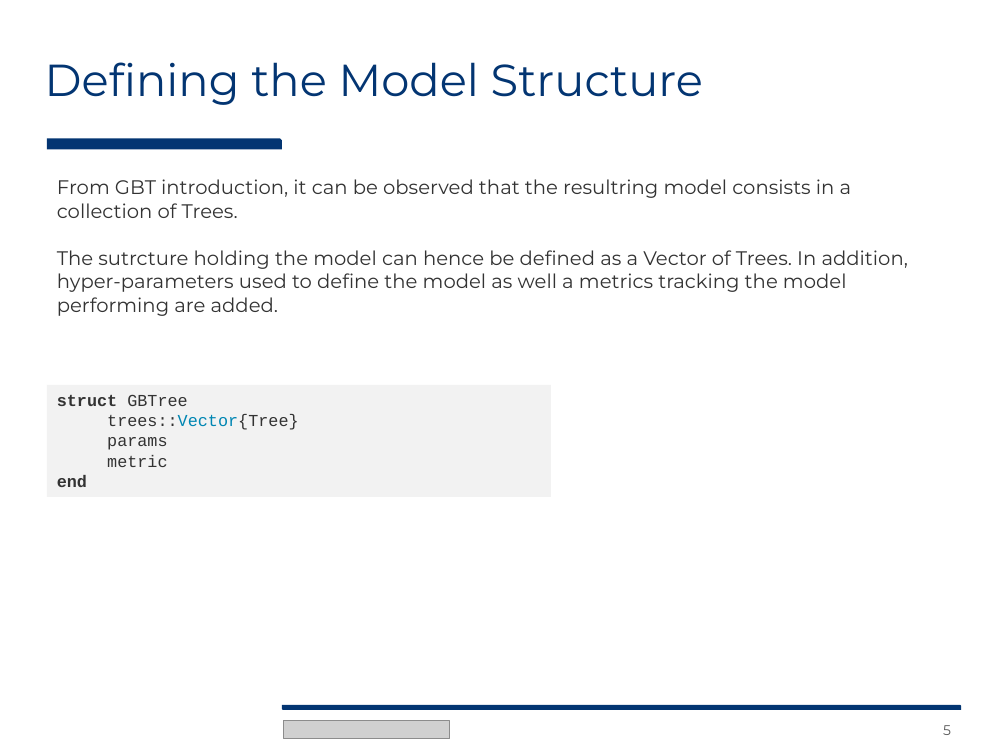
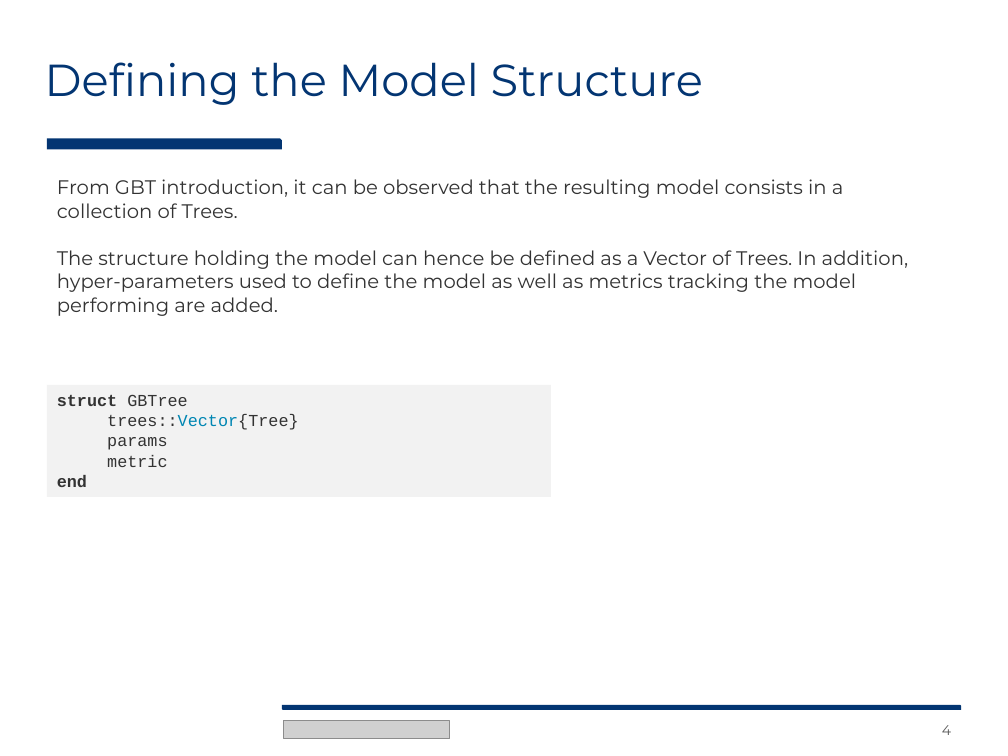
Before and after one commit to Evovest/EvoTrees.jl, a slide deck: slide 4 of blog/EvoTrees - Intro to Gradient Boosting Trees.pptx (slide 5 before the commit). Drawn at 1008x756 pixels with LibreOffice and Linux fonts; fonts in the diff are those of the drawing; grey boxes stand for pictures. Boxes give left, top, right and bottom in pixels: in the first picture for what was removed or moved away, otherwise in the second. Text is boxed around its words. In the diff, an @@ line names an element or a change of style, - is before the commit and + after.

Commit message:
update ppt

```diff
--- a/blog/EvoTrees - Intro to Gradient Boosting Trees.pptx
+++ b/blog/EvoTrees - Intro to Gradient Boosting Trees.pptx
@@ text at box(57, 179, 908, 316): text changed @@
-From GBT introduction, it can be observed that the resultring model consists in a collection of Trees.
-The sutrcture holding the model can hence be defined as a Vector of Trees. In addition, hyper-parameters used to define the model as well a metrics tracking the model performing are added.
+From GBT introduction, it can be observed that the resulting model consists in a collection of Trees.
+The structure holding the model can hence be defined as a Vector of Trees. In addition, hyper-parameters used to define the model as well as metrics tracking the model performing are added.
@@ page number at box(942, 725, 951, 735): text changed @@
-5
+4
```
Also in this commit, not shown: 4 other slides changed, 1 slide added, 2 slides removed.
